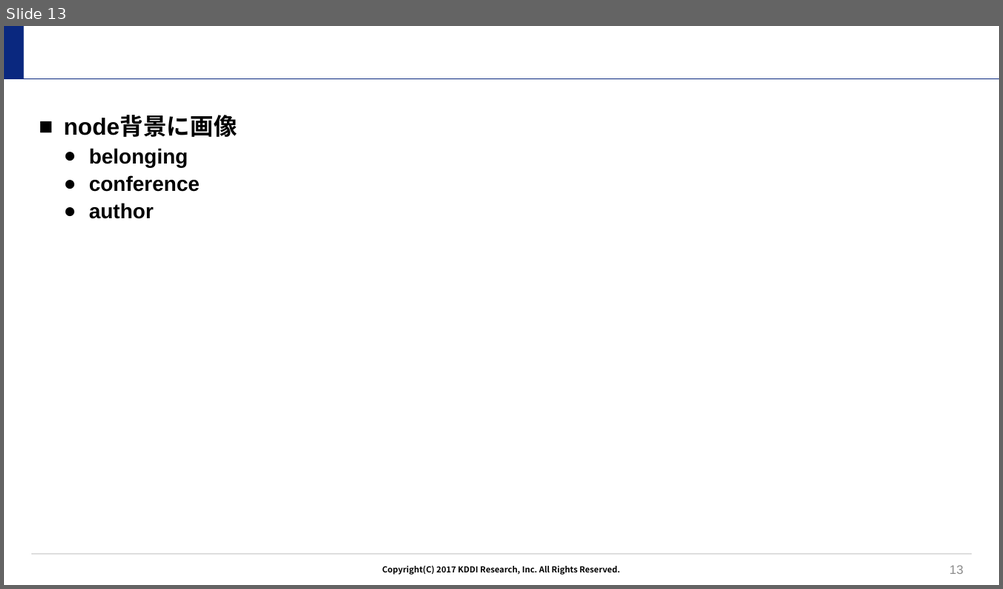
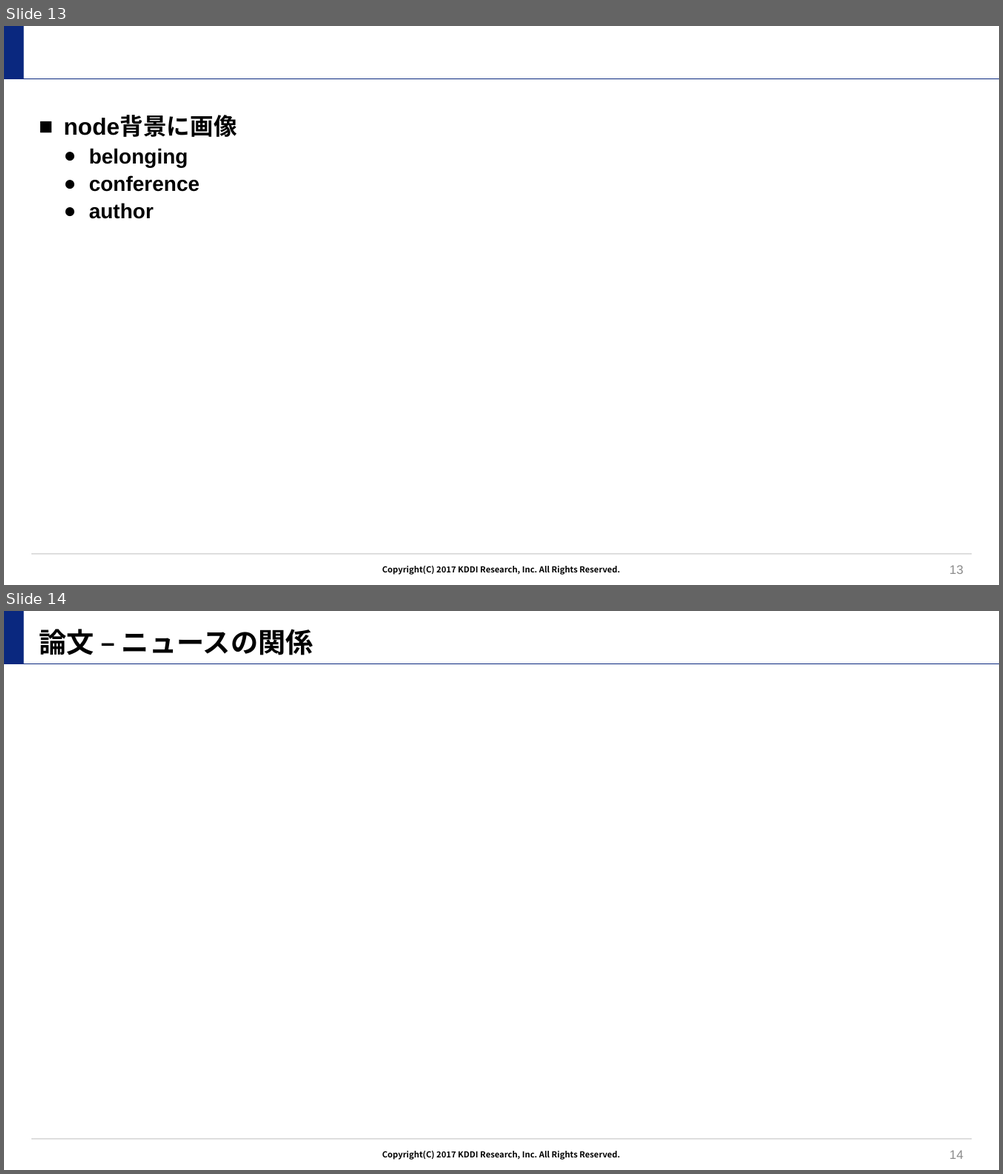
Before and after one commit to tilmitt11191/paper_graph, a slide deck: overview.pptx. Shown one above the other, each under a label of ours: slide 13 before the commit, slides 13 and 14 after it. The pictures are 1003x589 and 1003x1174 pixels, drawn with LibreOffice and Linux fonts; fonts in the diff are those of the drawing; background and template pictures are left out. Boxes give left, top, right and bottom in pixels: in the first picture for what was removed or moved away, otherwise in the second. Text is boxed around its words. In the diff, an @@ line names an element or a change of style, - is before the commit and + after.

```diff
--- a/overview.pptx
+++ b/overview.pptx
@@ slide 14 added at (4,611,999,1170), background #FFFFFF; not listed: 4 template elements that a slide beside it also shows @@
@@ title added at (39,629,313,655), 26.7 pt, text #000000, bold @@
+論文 – ニュースの関係
@@ page number added at (949,1150,963,1159), 12 pt, text #8C8C8C @@
+14
```
Also in this commit, not shown: 1 slide changed, 10 other files.
